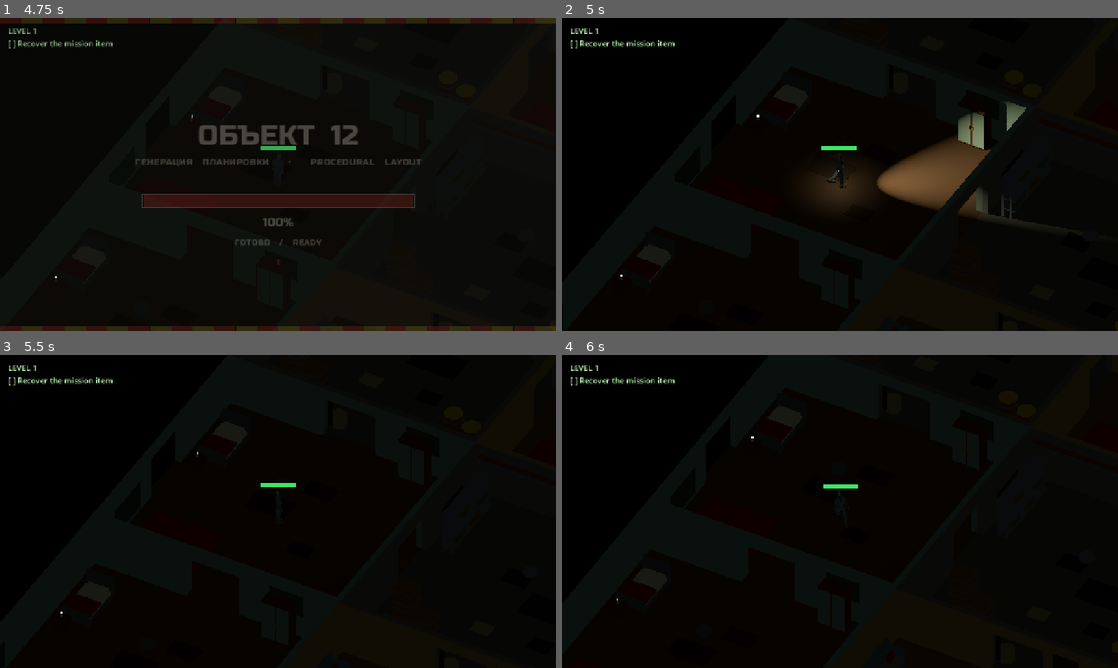
Above: before the commit, frames 1-4 (two rows, left to right).
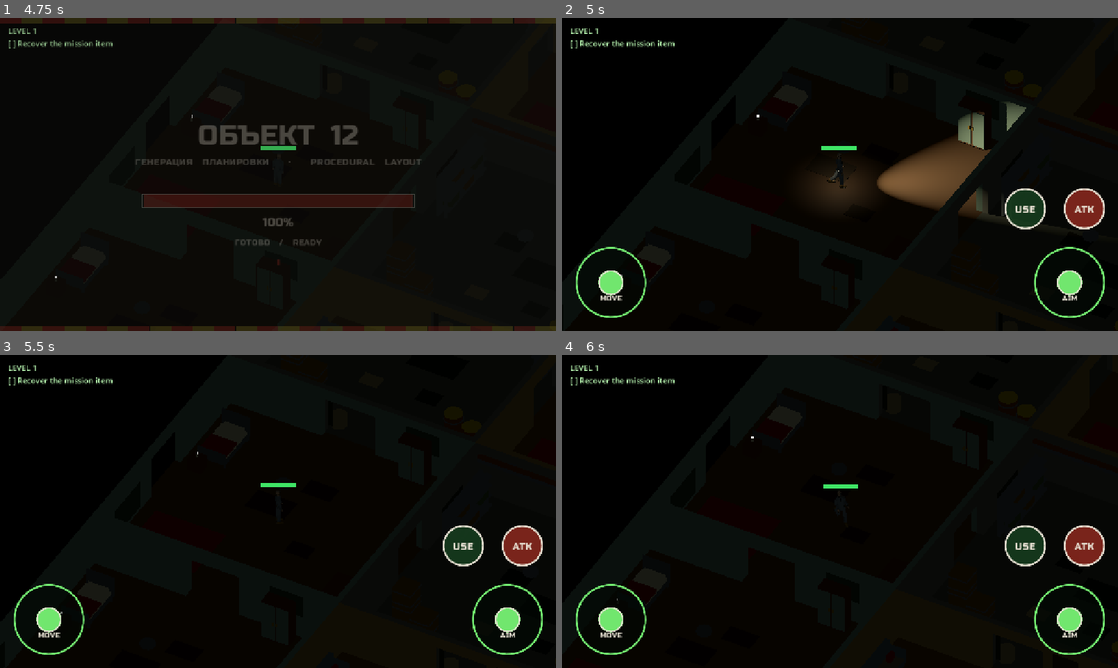
Above: after the commit, the same moments.

Repository: nhudson99/nuclear-winter
Game: Godot game, scene res://scenes/TitleScreen.tscn
Same seed, same stepped clock (60 frames per second), same inputs: the game is played once before the commit and once after it.
Inputs (mouse positions are in pixels of both pictures, inside the frame that each line leads up to):
- Up to frame 1 (4.75 s): tap Enter at 0.5, 2, 4.25 s; drag from (278, 174) to (333, 105) at 0.52 s; drag from (278, 174) to (250, 237) at 1.27 s; move the mouse to (333, 105) at 2.02 s; hold D (move_right) 2.03-2.75 s; tap E (interact) at 2.1 s; click (333, 105) at 2.3 s; click "LEVEL 1" at 2.75 s; drag from (250, 237) to (111, 127) at 3.52 s; move the mouse to (444, 221) at 4.27 s; hold A (move_left) from 4.28 s (still down); hold Right mouse button (flashlight) from 4.28 s (still down); click (444, 221) at 4.35 s
- Up to frame 2 (5 s): keep holding A (move_left); keep holding Right mouse button (flashlight)
- Up to frame 3 (5.5 s): release A (move_left) at 5 s; release Right mouse button (flashlight) at 5 s; drag from (111, 464) to (194, 433) at 5.02 s
- Up to frame 4 (6 s): tap Space at 5.75 s; move the mouse to (867, 511) at 5.77 s; hold S (move_down) from 5.78 s (still down); hold Shift (sprint) from 5.78 s (still down); tap E (interact) at 5.85 s; click (867, 511) at 5.92 s

Frame 1 is identical in both runs. In frame 2, 2.8% of the frame differs, in the area x 2-98%, y 54-96%; in frame 3, 2.8%; in frame 4, 2.8%.

Commit message:
Add touch controls and a debug Android APK. (#21)
Left stick moves, right stick aims the flashlight, and USE and ATK sit on the level HUD. scripts/build_android_apk.sh exports releases/nuclear-winter.apk for arm64 phones.

Co-authored-by: Cursor Agent <cursoragent@cursor.com>

Diff:
--- a/godot/project.godot
+++ b/godot/project.godot
@@ -19,6 +19,7 @@
 window/size/viewport_height=720
 window/stretch/mode="canvas_items"
 window/stretch/aspect="expand"
+window/handheld/orientation=4
 
 [input]
 
@@ -75,5 +76,7 @@
 
 [rendering]
 
+renderer/rendering_method.mobile="mobile"
+textures/vram_compression/import_etc2_astc=true
 anti_aliasing/quality/msaa_3d=2
 lights_and_shadows/directional_shadow/size=4096
--- a/godot/scripts/Main.gd
+++ b/godot/scripts/Main.gd
@@ -11,6 +11,7 @@
 
 const LOADING_SCREEN := preload("res://scenes/LoadingScreen.tscn")
 const ARISTOCRAT_SCREEN := preload("res://scenes/AristocratScreen.tscn")
+const TOUCH_CONTROLS := preload("res://scripts/TouchControls.gd")
 ## 50% more zoom onto the player than the original 20 m ortho height.
 const PLAY_CAMERA_SIZE := 20.0 / 1.5
 ## 10% ambient so rooms are faintly readable with the flashlight off.
@@ -536,6 +537,10 @@
 	_objective_label.add_theme_constant_override("outline_size", 6)
 	layer.add_child(_objective_label)
 
+	var touch: Node = TOUCH_CONTROLS.new()
+	touch.name = "TouchControls"
+	add_child(touch)
+
 func _on_item_collected() -> void:
 	if _state != GameState.PLAYING:
 		return
--- a/godot/scripts/Player.gd
+++ b/godot/scripts/Player.gd
@@ -34,6 +34,7 @@
 @onready var visual: Node3D = $Model
 
 const LOOPING_CLIPS := ["Idle", "Walk", "Run"]
+const TOUCH_CONTROLS := preload("res://scripts/TouchControls.gd")
 const BULLET_SCRIPT := preload("res://scripts/Bullet.gd")
 
 var _anim: AnimationPlayer
@@ -94,8 +95,11 @@
 			_play("Idle", 1.0)
 		return
 
-	# Hold RMB: light on and yaw lock onto the cursor. WASD still strafes.
-	var aiming := Input.is_action_pressed("flashlight")
+	# RMB or the right stick: light on and yaw lock onto the aim.
+	# WASD / the left stick still strafes independently.
+	var touch := _touch_controls()
+	var stick_aim := _stick_is_aiming(touch)
+	var aiming := stick_aim or Input.is_action_pressed("flashlight")
 	set_flashlight_on(aiming)
 
 	if Input.is_action_just_pressed("interact"):
@@ -103,19 +107,23 @@
 	if Input.is_action_just_pressed("fire"):
 		attack()
 
-	var input := Vector2.ZERO
-	input.x = Input.get_action_strength("move_right") - Input.get_action_strength("move_left")
-	input.y = Input.get_action_strength("move_down") - Input.get_action_strength("move_up")
-
-	# Camera-relative isometric movement.
-	var forward := Vector3(-1, 0, -1).normalized()
-	var right := Vector3(1, 0, -1).normalized()
-	var direction := (right * input.x) + (forward * -input.y)
-	if direction.length() > 1.0:
-		direction = direction.normalized()
+	var keyboard := Vector2.ZERO
+	keyboard.x = Input.get_action_strength("move_right") - Input.get_action_strength("move_left")
+	keyboard.y = Input.get_action_strength("move_down") - Input.get_action_strength("move_up")
+	# Stick space is +x right, +y up. Keyboard +y is screen-down.
+	var stick := Vector2(keyboard.x, -keyboard.y)
+	var touch_running := false
+	if touch != null and touch.has_method("move_stick_vector"):
+		var touch_stick: Vector2 = touch.move_stick_vector()
+		if touch_stick.length_squared() > stick.length_squared():
+			stick = touch_stick
+			touch_running = touch_stick.length() >= 0.85
+
+	var direction := TOUCH_CONTROLS.stick_to_planar(stick)
 
 	# Digital WASD is otherwise always full speed, which would skip Walk.
-	var gait := run_speed if Input.is_action_pressed("sprint") else move_speed
+	# A full left-stick shove runs, since the touch HUD has no sprint key.
+	var gait := run_speed if (Input.is_action_pressed("sprint") or touch_running) else move_speed
 	gait *= WebField.player_speed_scale(self)
 	velocity.x = direction.x * gait
 	velocity.z = direction.z * gait
@@ -124,7 +132,11 @@
 
 	var planar := Vector3(velocity.x, 0.0, velocity.z)
 	var speed := planar.length()
-	var aim_dir := _aim_planar() if aiming else Vector3.ZERO
+	var aim_dir := Vector3.ZERO
+	if stick_aim and touch.has_method("aim_planar"):
+		aim_dir = touch.aim_planar()
+	elif aiming:
+		aim_dir = _aim_planar()
 	if aim_dir.length() > 0.2:
 		_face_planar(aim_dir, delta)
 	elif speed > 0.15:
@@ -156,6 +168,9 @@
 func has_collected_item() -> bool:
 	return _has_item
 
+func is_input_locked() -> bool:
+	return _input_locked
+
 func lock_input() -> void:
 	_input_locked = true
 	velocity = Vector3.ZERO
@@ -163,6 +178,12 @@
 
 func unlock_input() -> void:
 	_input_locked = false
+
+## E / the on-screen USE button. Picks up a nearby objective or uses stairs.
+func interact() -> void:
+	if not _alive or _input_locked:
+		return
+	_try_interact()
 
 func is_flashlight_on() -> bool:
 	return _flashlight_on
@@ -232,6 +253,11 @@
 	return Input.is_action_pressed("sneak")
 
 func get_aim_direction() -> Vector3:
+	var touch := _touch_controls()
+	if _stick_is_aiming(touch) and touch.has_method("aim_planar"):
+		var stick_dir: Vector3 = touch.aim_planar()
+		if stick_dir.length_squared() > 0.01:
+			return stick_dir
 	if _aim_override_enabled:
 		var to_point := _aim_override - global_position
 		to_point.y = 0.0
@@ -411,6 +437,15 @@
 	var target_yaw := atan2(dir.x, dir.z) + PI
 	visual.rotation.y = lerp_angle(visual.rotation.y, target_yaw, clampf(turn_speed * delta, 0.0, 1.0))
 
+func _touch_controls() -> Node:
+	var parent := get_parent()
+	if parent == null:
+		return null
+	return parent.get_node_or_null("TouchControls")
+
+func _stick_is_aiming(touch: Node) -> bool:
+	return touch != null and touch.has_method("is_aiming") and bool(touch.is_aiming())
+
 func _aim_planar() -> Vector3:
 	var point := _aim_world_point()
 	var to_point := point - global_position
--- /dev/null
+++ b/godot/scripts/TouchControls.gd
@@ -0,0 +1,397 @@
+class_name TouchControls
+extends CanvasLayer
+
+## On-screen twin sticks and buttons for touch play.
+## Left stick moves (full shove runs). Right stick aims the flashlight and the
+## prisoner. USE interacts. ATK swings or fires. Keyboard and mouse keep working;
+## a deflected stick wins over WASD while it is held.
+
+const DEADZONE := 0.18
+const MOVE_SIZE := 168.0
+const AIM_SIZE := 168.0
+const BUTTON_SIZE := 100.0
+const MARGIN := 28.0
+const GAP := 36.0
+const HIT_PADDING := 8.0
+
+var move_stick := Vector2.ZERO
+var aim_stick := Vector2.ZERO
+
+var _root: Control
+var _move: TouchStick
+var _aim: TouchStick
+var _interact: TouchButton
+var _attack: TouchButton
+var _move_index := -2
+var _aim_index := -2
+var _interact_index := -2
+var _attack_index := -2
+
+func _ready() -> void:
+	layer = 20
+	visible = false
+	_build()
+	_layout()
+
+
+func _process(_delta: float) -> void:
+	var enabled := _controls_enabled()
+	if visible != enabled:
+		visible = enabled
+		if not enabled:
+			_release_all()
+	if enabled:
+		_layout()
+
+
+func _input(event: InputEvent) -> void:
+	if not _controls_enabled():
+		return
+	if event is InputEventScreenTouch:
+		var touch := event as InputEventScreenTouch
+		if touch.pressed:
+			pointer_down(touch.index, touch.position)
+		else:
+			pointer_up(touch.index)
+		get_viewport().set_input_as_handled()
+		return
+	if event is InputEventScreenDrag:
+		var drag := event as InputEventScreenDrag
+		pointer_move(drag.index, drag.position)
+		get_viewport().set_input_as_handled()
+		return
+	if event is InputEventMouse and (event as InputEventMouse).device < 0:
+		# Touch already arrived as a screen event. Drop the emulated click so a
+		# tap on empty space does not become an LMB attack.
+		get_viewport().set_input_as_handled()
+		return
+	if event is InputEventMouseButton:
+		var mouse := event as InputEventMouseButton
+		if mouse.button_index != MOUSE_BUTTON_LEFT:
+			return
+		var used := false
+		if mouse.pressed:
+			used = pointer_down(-1, mouse.position)
+		else:
+			used = pointer_up(-1)
+		if used:
+			get_viewport().set_input_as_handled()
+		return
+	if event is InputEventMouseMotion and _owns_index(-1):
+		pointer_move(-1, (event as InputEventMouseMotion).position)
+		get_viewport().set_input_as_handled()
+
+
+## +x screen-right, +y screen-up, length at most 1. Zero inside the deadzone.
+func move_stick_vector() -> Vector2:
+	return move_stick
+
+
+func is_aiming() -> bool:
+	return aim_stick.length_squared() > 0.0
+
+
+func aim_planar() -> Vector3:
+	var direction := stick_to_planar(aim_stick)
+	if direction.length_squared() < 0.0001:
+		return Vector3.ZERO
+	return direction.normalized()
+
+
+## Camera-relative planar direction. +x is screen right, +y is screen up.
+## Length is preserved up to 1 so a half-thrown stick walks at half speed.
+static func stick_to_planar(stick: Vector2) -> Vector3:
+	var right := Vector3(1.0, 0.0, -1.0).normalized()
+	var forward := Vector3(-1.0, 0.0, -1.0).normalized()
+	var direction := right * stick.x + forward * stick.y
+	if direction.length() > 1.0:
+		direction = direction.normalized()
+	return direction
+
+
+func set_move_stick(stick: Vector2) -> void:
+	move_stick = _clamp_stick(stick)
+	if _move:
+		_move.set_stick(move_stick)
+
+
+func set_aim_stick(stick: Vector2) -> void:
+	aim_stick = _clamp_stick(stick)
+	if _aim:
+		_aim.set_stick(aim_stick)
+
+
+func press_interact() -> void:
+	if not _controls_enabled():
+		return
+	var player := _player()
+	if player != null and player.has_method("interact"):
+		player.interact()
+
+
+func press_attack() -> void:
+	if not _controls_enabled():
+		return
+	var player := _player()
+	if player != null and player.has_method("attack"):
+		player.attack()
+
+
+## Returns true when the pointer landed on a control.
+func pointer_down(index: int, pos: Vector2) -> bool:
+	if _hits(_interact, pos):
+		_interact_index = index
+		_interact.set_held(true)
+		press_interact()
+		return true
+	if _hits(_attack, pos):
+		_attack_index = index
+		_attack.set_held(true)
+		press_attack()
+		return true
+	if _hits(_move, pos):
+		_move_index = index
+		_drag_stick(_move, pos, true)
+		return true
+	if _hits(_aim, pos):
+		_aim_index = index
+		_drag_stick(_aim, pos, false)
+		return true
+	return false
+
+
+func pointer_move(index: int, pos: Vector2) -> void:
+	if index == _move_index:
+		_drag_stick(_move, pos, true)
+	elif index == _aim_index:
+		_drag_stick(_aim, pos, false)
+
+
+## Returns true when this pointer was driving a control.
+func pointer_up(index: int) -> bool:
+	var used := false
+	if index == _move_index:
+		_move_index = -2
+		set_move_stick(Vector2.ZERO)
+		used = true
+	if index == _aim_index:
+		_aim_index = -2
+		set_aim_stick(Vector2.ZERO)
+		used = true
+	if index == _interact_index:
+		_interact_index = -2
+		_interact.set_held(false)
+		used = true
+	if index == _attack_index:
+		_attack_index = -2
+		_attack.set_held(false)
+		used = true
+	return used
+
+
+func _build() -> void:
+	_root = Control.new()
+	_root.name = "Root"
+	_root.mouse_filter = Control.MOUSE_FILTER_IGNORE
+	_root.set_anchors_preset(Control.PRESET_FULL_RECT)
+	_root.set_offsets_preset(Control.PRESET_FULL_RECT)
+	add_child(_root)
+
+	_move = TouchStick.new()
+	_move.name = "MoveStick"
+	_move.caption = "MOVE"
+	_root.add_child(_move)
+
+	_aim = TouchStick.new()
+	_aim.name = "AimStick"
+	_aim.caption = "AIM"
+	_root.add_child(_aim)
+
+	_interact = TouchButton.new()
+	_interact.name = "InteractButton"
+	_interact.caption = "USE"
+	_interact.attack = false
+	_root.add_child(_interact)
+
+	_attack = TouchButton.new()
+	_attack.name = "AttackButton"
+	_attack.caption = "ATK"
+	_attack.attack = true
+	_root.add_child(_attack)
+
+
+func _layout() -> void:
+	if _root == null:
+		return
+	var vp := get_viewport().get_visible_rect().size
+	if vp.x < 16.0 or vp.y < 16.0:
+		return
+	_place(_move, Vector2(MARGIN, vp.y - MARGIN - MOVE_SIZE), Vector2(MOVE_SIZE, MOVE_SIZE))
+	_place(_aim, Vector2(vp.x - MARGIN - AIM_SIZE, vp.y - MARGIN - AIM_SIZE), Vector2(AIM_SIZE, AIM_SIZE))
+	var attack_pos := Vector2(
+		vp.x - MARGIN - BUTTON_SIZE,
+		vp.y - MARGIN - AIM_SIZE - GAP - BUTTON_SIZE
+	)
+	_place(_attack, attack_pos, Vector2(BUTTON_SIZE, BUTTON_SIZE))
+	_place(_interact, attack_pos - Vector2(BUTTON_SIZE + GAP, 0.0), Vector2(BUTTON_SIZE, BUTTON_SIZE))
+
+
+func _place(control: Control, pos: Vector2, box: Vector2) -> void:
+	control.position = pos
+	control.size = box
+
+
+func _drag_stick(stick: TouchStick, pos: Vector2, is_move: bool) -> void:
+	if stick == null:
+		return
+	var center := stick.get_global_rect().get_center()
+	var radius := minf(stick.size.x, stick.size.y) * 0.5
+	if radius < 1.0:
+		return
+	var delta := pos - center
+	if delta.length() > radius:
+		delta = delta * (radius / delta.length())
+	var vector := Vector2(delta.x / radius, -delta.y / radius)
+	if is_move:
+		set_move_stick(vector)
+	else:
+		set_aim_stick(vector)
+
+
+func _hits(control: Control, pos: Vector2) -> bool:
+	if control == null or not control.visible:
+		return false
+	var rect := control.get_global_rect()
+	if rect.size.x < 1.0 or rect.size.y < 1.0:
+		return false
+	var radius := minf(rect.size.x, rect.size.y) * 0.5 + HIT_PADDING
+	return rect.get_center().distance_to(pos) <= radius
+
+
+func _owns_index(index: int) -> bool:
+	return (
+		index == _move_index
+		or index == _aim_index
+		or index == _interact_index
+		or index == _attack_index
+	)
+
+
+func _release_all() -> void:
+	_move_index = -2
+	_aim_index = -2
+	_interact_index = -2
+	_attack_index = -2
+	set_move_stick(Vector2.ZERO)
+	set_aim_stick(Vector2.ZERO)
+	if _interact:
+		_interact.set_held(false)
+	if _attack:
+		_attack.set_held(false)
+
+
+func _controls_enabled() -> bool:
+	var player := _player()
+	if player == null:
+		return false
+	if player.has_method("is_input_locked") and player.is_input_locked():
+		return false
+	if player.has_method("is_alive") and not player.is_alive():
+		return false
+	return true
+
+
+func _player() -> Node:
+	var parent := get_parent()
+	if parent == null:
+		return null
+	return parent.get_node_or_null("Player")
+
+
+func _clamp_stick(stick: Vector2) -> Vector2:
+	if stick.length() > 1.0:
+		stick = stick.normalized()
+	if stick.length() < DEADZONE:
+		return Vector2.ZERO
+	return stick
+
+
+class TouchStick extends Control:
+	var stick := Vector2.ZERO
+	var caption := ""
+
+	func _ready() -> void:
+		mouse_filter = MOUSE_FILTER_IGNORE
+
+	func set_stick(value: Vector2) -> void:
+		stick = value
+		queue_redraw()
+
+	func _draw() -> void:
+		var center := size * 0.5
+		var radius := minf(size.x, size.y) * 0.5 - 3.0
+		if radius < 4.0:
+			return
+		draw_circle(center, radius, Color(0.008, 0.031, 0.016, 0.58))
+		draw_arc(center, radius - 1.5, 0.0, TAU, 64, Color(0.49, 1.0, 0.478, 0.92), 3.0, true)
+		var knob_r := radius * 0.36
+		var travel := maxf(radius - knob_r - 8.0, 0.0)
+		var knob := center + Vector2(stick.x, -stick.y) * travel
+		draw_circle(knob, knob_r, Color(0.49, 1.0, 0.478, 0.9))
+		draw_arc(knob, maxf(knob_r - 2.0, 1.0), 0.0, TAU, 32, Color(0.91, 0.886, 0.831, 0.95), 2.0, true)
+		_draw_caption(center + Vector2(0.0, radius * 0.42), 16)
+
+
+	func _draw_caption(at: Vector2, font_size: int) -> void:
+		if caption.is_empty():
+			return
+		var font := UiStyle.menu_font()
+		var text_size := font.get_string_size(caption, HORIZONTAL_ALIGNMENT_LEFT, -1, font_size)
+		var baseline := at + Vector2(-text_size.x * 0.5, text_size.y * 0.35)
+		draw_string(
+			font,
+			baseline,
+			caption,
+			HORIZONTAL_ALIGNMENT_LEFT,
+			-1,
+			font_size,
+			Color(0.91, 0.886, 0.831, 0.95)
+		)
+
+
+class TouchButton extends Control:
+	var caption := ""
+	var held := false
+	var attack := false
+
+	func _ready() -> void:
+		mouse_filter = MOUSE_FILTER_IGNORE
+
+	func set_held(value: bool) -> void:
+		if held == value:
+			return
+		held = value
+		queue_redraw()
+
+	func _draw() -> void:
+		var center := size * 0.5
+		var radius := minf(size.x, size.y) * 0.5 - 3.0
+		if radius < 4.0:
+			return
+		var fill := Color(0.55, 0.16, 0.12, 0.86) if attack else Color(0.09, 0.24, 0.12, 0.86)
+		if held:
+			fill = fill.lightened(0.28)
+		draw_circle(center, radius, fill)
+		draw_arc(center, radius - 1.5, 0.0, TAU, 48, Color(0.91, 0.886, 0.831, 0.95), 3.0, true)
+		var font := UiStyle.menu_font()
+		var font_size := 22
+		var text_size := font.get_string_size(caption, HORIZONTAL_ALIGNMENT_LEFT, -1, font_size)
+		draw_string(
+			font,
+			center + Vector2(-text_size.x * 0.5, text_size.y * 0.32),
+			caption,
+			HORIZONTAL_ALIGNMENT_LEFT,
+			-1,
+			font_size,
+			Color(0.91, 0.886, 0.831, 1.0)
+		)
--- /dev/null
+++ b/godot/tools/smoke_touch_controls.gd
@@ -0,0 +1,182 @@
+extends SceneTree
+
+const TouchControlsScript := preload("res://scripts/TouchControls.gd")
+
+## Headless smoke for the on-screen sticks and USE / ATK buttons.
+## Left stick moves, a full shove runs, right stick aims the flashlight
+## independently of movement, USE collects, ATK damages.
+
+func _initialize() -> void:
+	call_deferred("_run")
+
+
+func _run() -> void:
+	var planar_ok := _planar_matches_camera()
+	print("planar_ok=", planar_ok)
+
+	var packed: PackedScene = load("res://scenes/Main.tscn")
+	if packed == null:
+		push_error("Missing Main.tscn")
+		quit(1)
+		return
+	var main: Node3D = packed.instantiate()
+	main.min_loading_seconds = 0.0
+	main.level_seed = 7
+	root.add_child(main)
+	if not main.is_level_ready():
+		await main.level_ready
+
+	var player: CharacterBody3D = main.get_node_or_null("Player")
+	var touch: Node = main.get_node_or_null("TouchControls")
+	if player == null or touch == null:
+		push_error("Missing Player or TouchControls")
+		quit(1)
+		return
+	if main.has_method("park_monsters"):
+		main.park_monsters()
+
+	for _i in range(3):
+		await process_frame
+
+	var present_ok: bool = (
+		touch.get_node_or_null("Root/MoveStick") != null
+		and touch.get_node_or_null("Root/AimStick") != null
+		and touch.get_node_or_null("Root/InteractButton") != null
+		and touch.get_node_or_null("Root/AttackButton") != null
+		and bool(touch.visible)
+	)
+	var vp := root.get_visible_rect().size
+	var move_rect: Rect2 = touch.get_node("Root/MoveStick").get_global_rect()
+	var aim_rect: Rect2 = touch.get_node("Root/AimStick").get_global_rect()
+	var use_rect: Rect2 = touch.get_node("Root/InteractButton").get_global_rect()
+	var atk_rect: Rect2 = touch.get_node("Root/AttackButton").get_global_rect()
+	var layout_ok := (
+		vp.x > 100.0
+		and move_rect.get_center().x < vp.x * 0.35
+		and aim_rect.get_center().x > vp.x * 0.65
+		and use_rect.get_center().x > vp.x * 0.5
+		and atk_rect.get_center().x > use_rect.get_center().x
+		and use_rect.get_center().y < aim_rect.get_center().y
+		and atk_rect.get_center().y < aim_rect.get_center().y
+	)
+	print(
+		"present_ok=", present_ok,
+		" layout_ok=", layout_ok,
+		" vp=", vp,
+		" move=", move_rect,
+		" aim=", aim_rect,
+		" use=", use_rect,
+		" atk=", atk_rect
+	)
+
+	var drag_up := move_rect.get_center() + Vector2(0.0, -70.0)
+	var captured := bool(touch.pointer_down(3, move_rect.get_center()))
+	touch.pointer_move(3, drag_up)
+	var dragged: Vector2 = touch.move_stick_vector()
+	var drag_ok := captured and dragged.y > 0.35 and absf(dragged.x) < 0.35
+	touch.pointer_up(3)
+	var released_ok: bool = touch.move_stick_vector().length_squared() < 0.0001
+	print("drag_ok=", drag_ok, " released_ok=", released_ok, " dragged=", dragged)
+
+	touch.set_move_stick(Vector2(0.0, 1.0))
+	var pos0 := player.global_position
+	for _i in range(25):
+		await physics_frame
+	var delta := player.global_position - pos0
+	delta.y = 0.0
+	var expected := Vector3(-1.0, 0.0, -1.0).normalized()
+	var moved_ok := delta.length() > 0.5 and delta.normalized().dot(expected) > 0.9
+	var run_ok := String(player.current_clip()) == "Run"
+	print("moved_ok=", moved_ok, " run_ok=", run_ok, " delta=", delta, " clip=", player.current_clip())
+
+	var visual: Node3D = player.get_node("Model")
+	touch.set_aim_stick(Vector2(1.0, 0.0))
+	var aim_expected: Vector3 = touch.aim_planar()
+	var expected_yaw := atan2(aim_expected.x, aim_expected.z) + PI
+	for _i in range(30):
+		await physics_frame
+	var aim_err := absf(angle_difference(visual.rotation.y, expected_yaw))
+	var aim_ok: bool = bool(player.is_flashlight_on()) and aim_err < 0.2
+	var pos1 := player.global_position
+	for _i in range(15):
+		await physics_frame
+	var strafe := player.global_position - pos1
+	strafe.y = 0.0
+	var still_aimed := absf(angle_difference(visual.rotation.y, expected_yaw)) < 0.25
+	var strafe_ok := strafe.length() > 0.3 and still_aimed
+	print(
+		"aim_ok=", aim_ok,
+		" strafe_ok=", strafe_ok,
+		" yaw_err=", aim_err,
+		" light=", player.is_flashlight_on(),
+		" strafe=", strafe
+	)
+
+	touch.set_move_stick(Vector2.ZERO)
+	touch.set_aim_stick(Vector2.ZERO)
+	for _i in range(3):
+		await physics_frame
+	var light_off_ok: bool = not bool(player.is_flashlight_on())
+	print("light_off_ok=", light_off_ok)
+
+	var monsters: Array = main.monsters() if main.has_method("monsters") else []
+	var attack_ok := false
+	if monsters.is_empty():
+		push_error("No monster to attack")
+	else:
+		var monster: CharacterBody3D = monsters[0]
+		monster.visible = true
+		monster.set_physics_process(false)
+		monster.touch_damage = 0.0
+		touch.set_aim_stick(Vector2(1.0, 0.0))
+		await physics_frame
+		var aim_dir: Vector3 = touch.aim_planar()
+		monster.global_position = player.global_position + aim_dir * 1.15
+		var before: float = monster.health
+		touch.press_attack()
+		attack_ok = monster.health < before - 0.5
+		print("attack_ok=", attack_ok, " before=", before, " after=", monster.health)
+	touch.set_aim_stick(Vector2.ZERO)
+
+	var pickup: Node3D = main.get_node_or_null("PickupItem")
+	var interact_ok := false
+	if pickup == null:
+		push_error("Missing PickupItem")
+	else:
+		player.global_position = pickup.global_position
+		touch.press_interact()
+		interact_ok = player.has_collected_item() or not is_instance_valid(pickup)
+		print("interact_ok=", interact_ok, " has_item=", player.has_collected_item())
+
+	var use_press := bool(touch.pointer_down(4, use_rect.get_center()))
+	var atk_press := bool(touch.pointer_down(5, atk_rect.get_center()))
+	var buttons_ok := use_press and atk_press
+	touch.pointer_up(4)
+	touch.pointer_up(5)
+	print("buttons_ok=", buttons_ok)
+
+	var all_ok: bool = (
+		planar_ok
+		and present_ok
+		and layout_ok
+		and drag_ok
+		and released_ok
+		and moved_ok
+		and run_ok
+		and aim_ok
+		and strafe_ok
+		and light_off_ok
+		and attack_ok
+		and interact_ok
+		and buttons_ok
+	)
+	print("touch_controls_smoke_ok=", all_ok)
+	quit(0 if all_ok else 1)
+
+
+func _planar_matches_camera() -> bool:
+	var up: Vector3 = TouchControlsScript.stick_to_planar(Vector2(0.0, 1.0))
+	var right: Vector3 = TouchControlsScript.stick_to_planar(Vector2(1.0, 0.0))
+	var forward := Vector3(-1.0, 0.0, -1.0).normalized()
+	var screen_right := Vector3(1.0, 0.0, -1.0).normalized()
+	return up.normalized().dot(forward) > 0.99 and right.normalized().dot(screen_right) > 0.99
Not shown, added: godot/export_presets.cfg
Not shown, added: godot/scripts/TouchControls.gd.uid
Not shown, added: godot/tools/smoke_touch_controls.gd.uid
Not shown, changed: package.json
Not shown, added: releases/nuclear-winter.apk
Not shown, added: scripts/build_android_apk.sh
